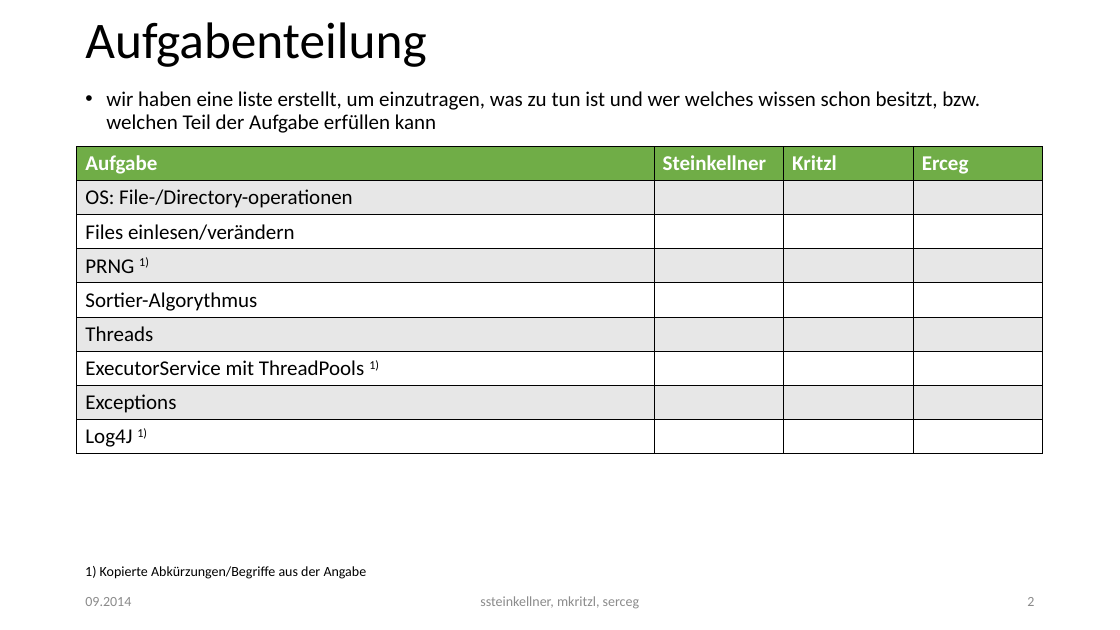
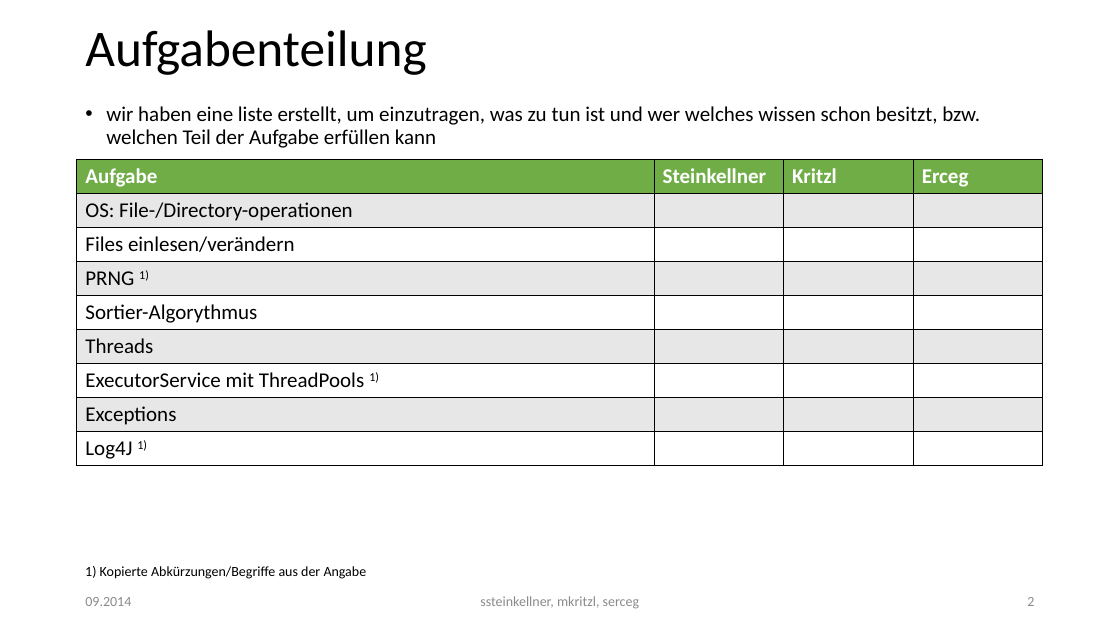
Before and after one commit to ssteinkellner/Gruppenarbeiten, a slide deck: slide 2 of Dokumentation.pptx. Drawn at 1120x630 pixels with LibreOffice and Linux fonts; fonts in the diff are those of the drawing. Boxes give left, top, right and bottom in pixels: in the first picture for what was removed or moved away, otherwise in the second. Text is boxed around its words. In the diff, an @@ line names an element or a change of style, - is before the commit and + after.

```diff
--- a/Dokumentation.pptx
+++ b/Dokumentation.pptx
@@ title "Aufgabenteilung" moved from (x1=85, y1=22, x2=426, y2=67) to (x1=85, y1=30, x2=426, y2=75) @@
@@ text "wir haben eine liste erstellt, ..." moved from (x1=106, y1=91, x2=980, y2=133) to (x1=106, y1=106, x2=980, y2=148) @@
@@ table moved from (x1=77, y1=147, x2=1043, y2=454) to (x1=77, y1=160, x2=1043, y2=466) @@
```
Also in this commit, not shown: 1 slide added, 5 other files.
